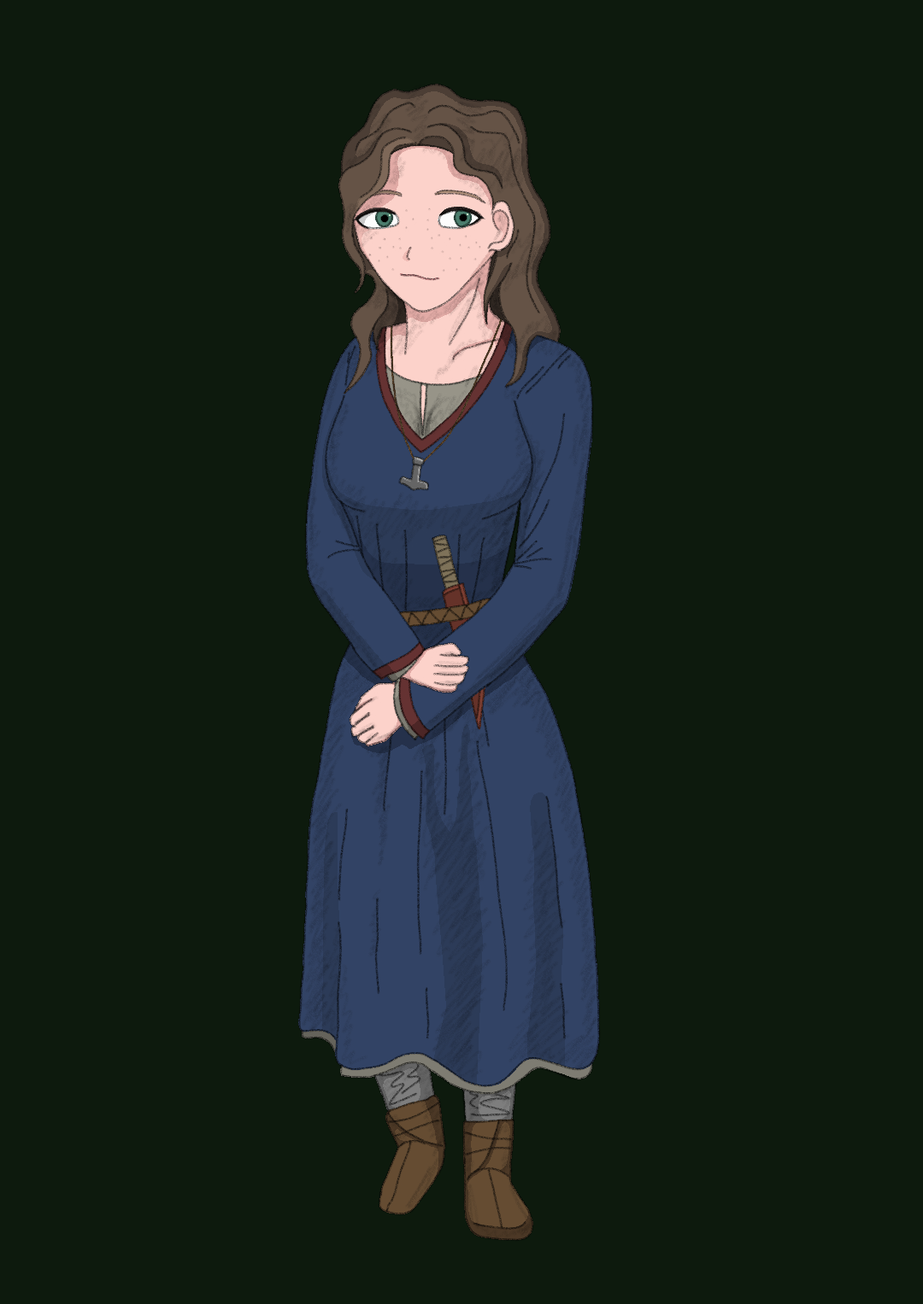
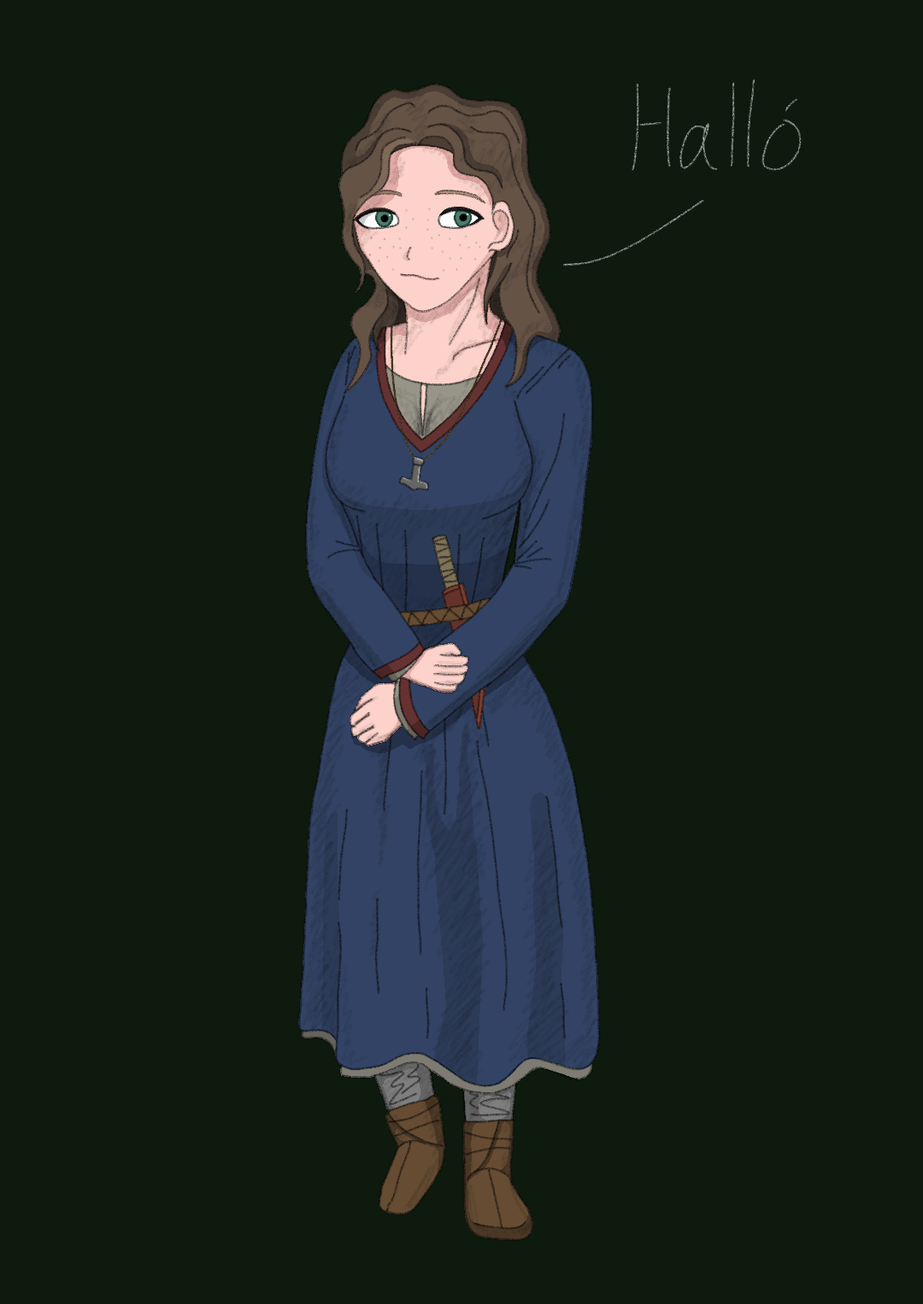
Two versions of the same layered image (923 × 1304). Layer-by-layer changes:
showed "Speech" over [562, 79, 802, 267]
painted on "color" over [353, 212, 486, 229]
